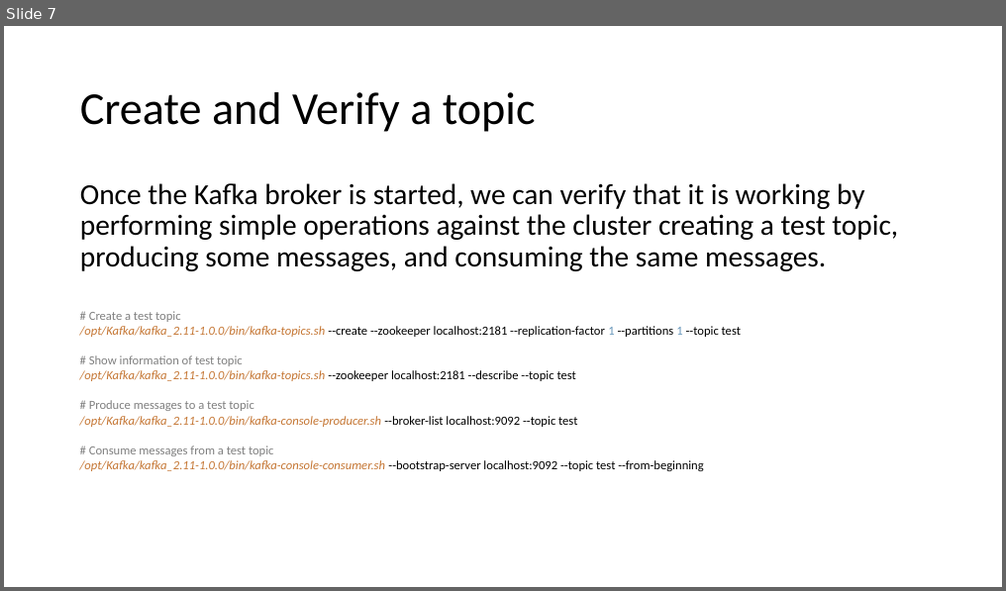
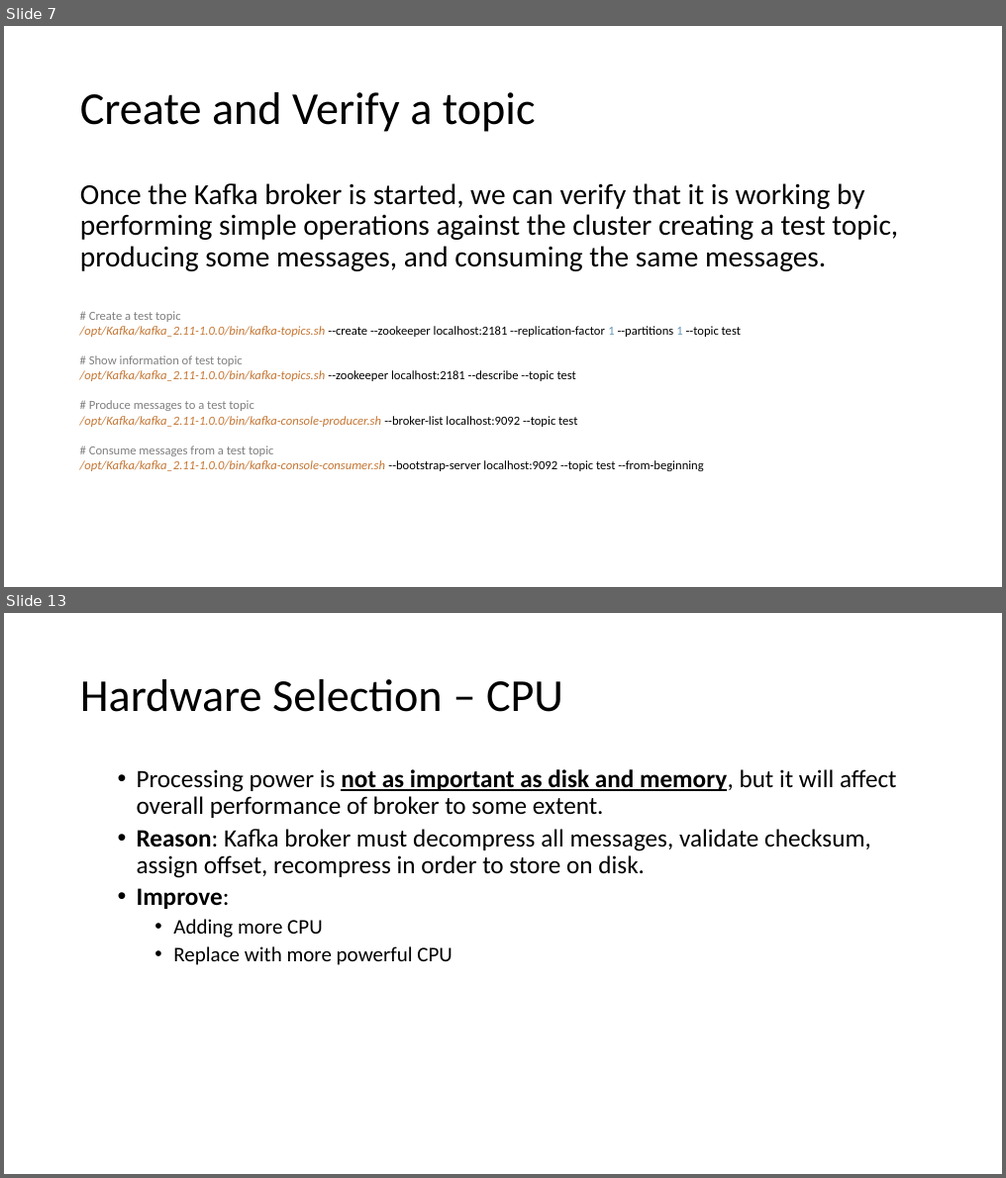
Before and after one commit to nobody-hub/friday-learn, a slide deck: docs/kafka/Kafka_The_Definitive_Guide/Chapter_2_Installing_Kafka.pptx. Shown one above the other, each under a label of ours: slide 7 before the commit, slides 7 and 13 after it; the slides between them are not shown. The pictures are 1006x591 and 1006x1178 pixels, drawn with LibreOffice and Linux fonts; fonts in the diff are those of the drawing. Boxes give left, top, right and bottom in pixels: in the first picture for what was removed or moved away, otherwise in the second. Text is boxed around its words. In the diff, an @@ line names an element or a change of style, - is before the commit and + after.

```diff
--- a/docs/kafka/Kafka_The_Definitive_Guide/Chapter_2_Installing_Kafka.pptx
+++ b/docs/kafka/Kafka_The_Definitive_Guide/Chapter_2_Installing_Kafka.pptx
@@ slide 13 added at box(4, 613, 1002, 1174), background #FFFFFF @@
@@ title added at box(80, 679, 563, 712), 44 pt, text #000000 @@
+Hardware Selection – CPU
@@ text added at box(137, 769, 897, 965), 24 pt, text #000000 @@
+  • Processing power is not as important as disk and memory, but it will affect overall performance of broker to some extent.
+  • Reason: Kafka broker must decompress all messages, validate checksum, assign offset, recompress in order to store on disk.
+  • Improve:
+    • Adding more CPU
+    • Replace with more powerful CPU
```
Also in this commit, not shown: 2 slides changed, 4 other slides added, 2 slides removed.
